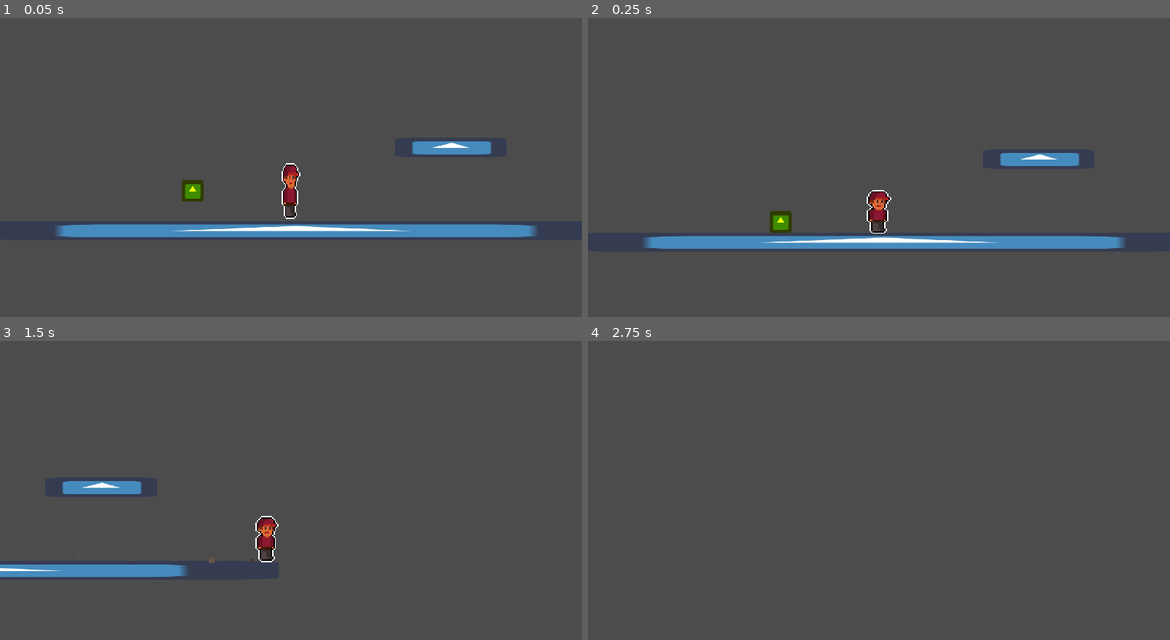
Above: before the commit, frames 1-4 (two rows, left to right).
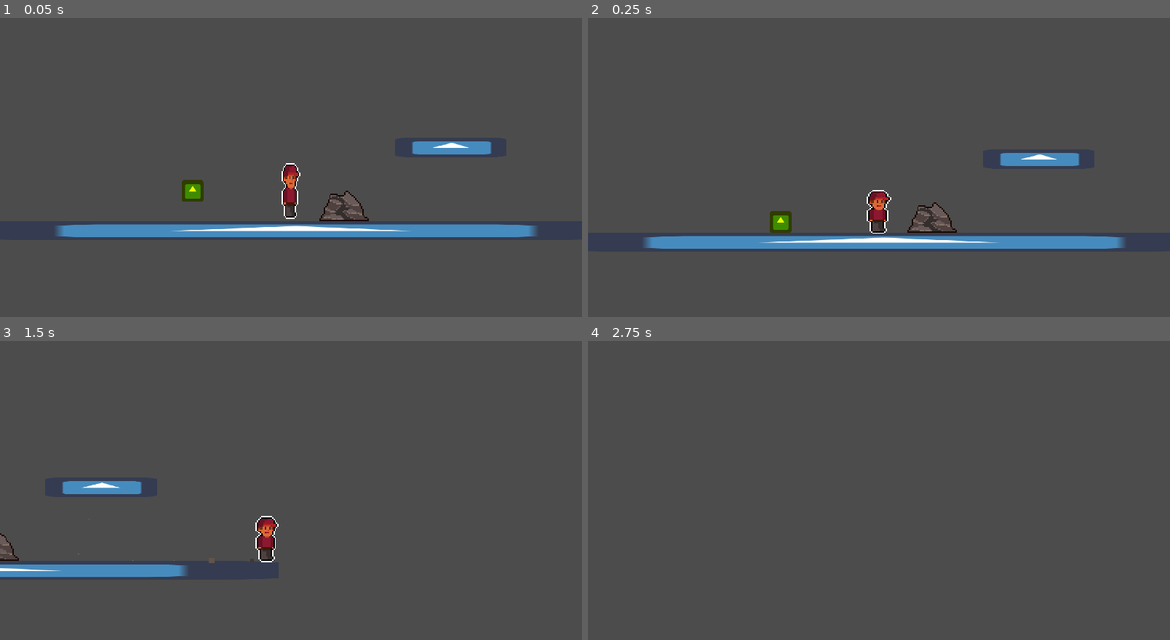
Above: after the commit, the same moments.

Repository: RemyIsCool/Carrying-Thing-Game
Game: Godot game, scene res://Scenes/TestScene.tscn
Two runs of this game, one before a commit and one after it. Both use one fixed random seed, a clock stepped at 60 frames per second and the inputs below. The engine's default icon, where the game draws it, is replaced by a stand-in: a white triangle on a blue panel in a dark square.
Inputs:
- Up to frame 1 (0.05 s): no input
- Up to frame 2 (0.25 s): no input
- Up to frame 3 (1.5 s): hold D (right) from 0.53 s (still down); tap Space (pick_up_throw) at 0.6, 1.35 s; tap W (jump) at 0.77 s
- Up to frame 4 (2.75 s): tap W (jump) at 1.52 s; release D (right) at 2.03 s; hold A (left) from 2.03 s (still down); tap Space (pick_up_throw) at 2.1 s

The runs differ from the first frame. In frame 1, 0.4% of the frame differs, in the area x 54-64%, y 57-68%; in frame 2, 0.4%; in frame 3, 0.1%; in frame 4, nothing differs.

Commit message:
Added a rock

Diff:
--- a/Scenes/Player.tscn
+++ b/Scenes/Player.tscn
@@ -99,6 +99,7 @@
 [node name="WalkParticles" type="Particles2D" parent="."]
 position = Vector2( 0, 16 )
 z_index = 4096
+emitting = false
 amount = 4
 lifetime = 0.5
 local_coords = false
--- a/Scenes/TestScene.tscn
+++ b/Scenes/TestScene.tscn
@@ -1,15 +1,20 @@
-[gd_scene load_steps=7 format=2]
+[gd_scene load_steps=8 format=2]
 
 [ext_resource path="res://Scenes/Player.tscn" type="PackedScene" id=1]
 [ext_resource path="res://icon.png" type="Texture" id=2]
 [ext_resource path="res://Scenes/Box.tscn" type="PackedScene" id=3]
 [ext_resource path="res://Scenes/PinJoint.gd" type="Script" id=4]
 [ext_resource path="res://Scenes/Camera.gd" type="Script" id=5]
+[ext_resource path="res://Assets/Rock.png" type="Texture" id=6]
 
 [sub_resource type="RectangleShape2D" id=1]
 extents = Vector2( 32, 32 )
 
 [node name="TestScene" type="Node2D"]
+
+[node name="Sprite" type="Sprite" parent="."]
+position = Vector2( 258, 214 )
+texture = ExtResource( 6 )
 
 [node name="Player" parent="." instance=ExtResource( 1 )]
 position = Vector2( 219, 202 )
Binary file added: Assets/Rock.png
Not shown, added: Assets/Rock.png.import
